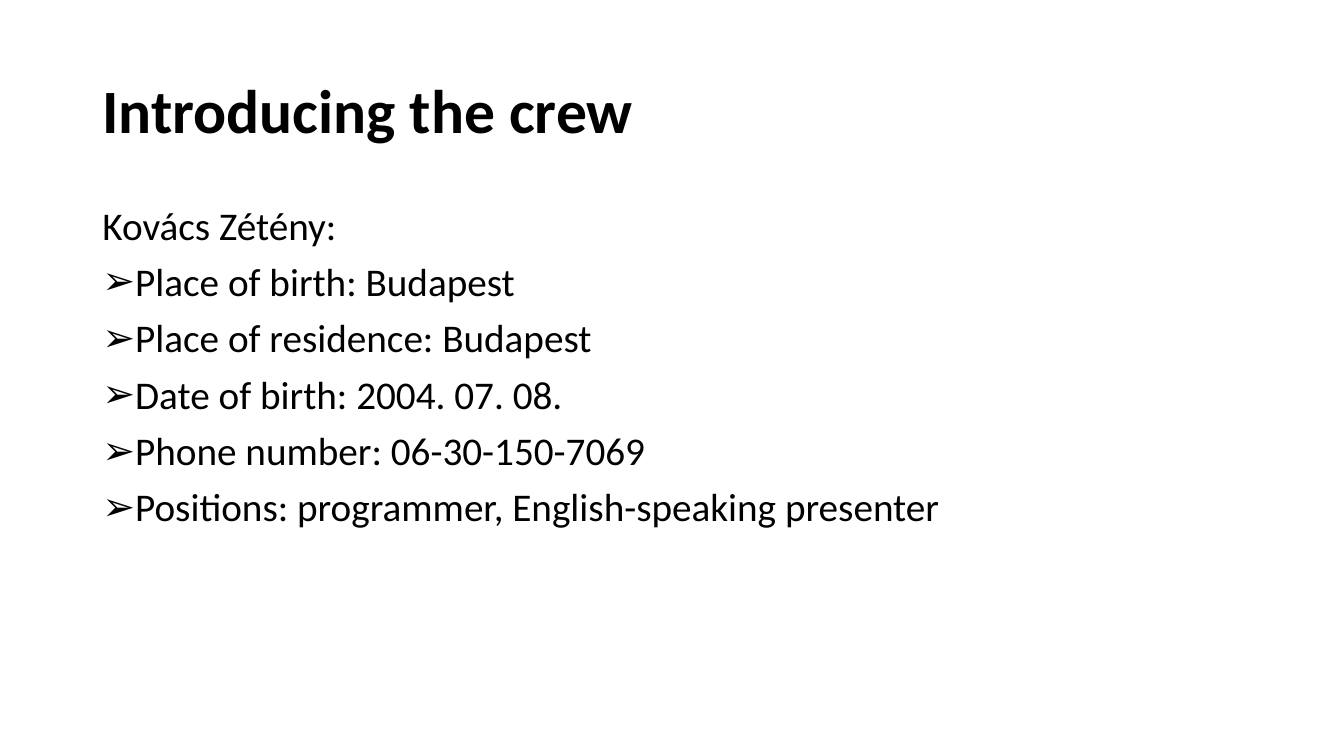
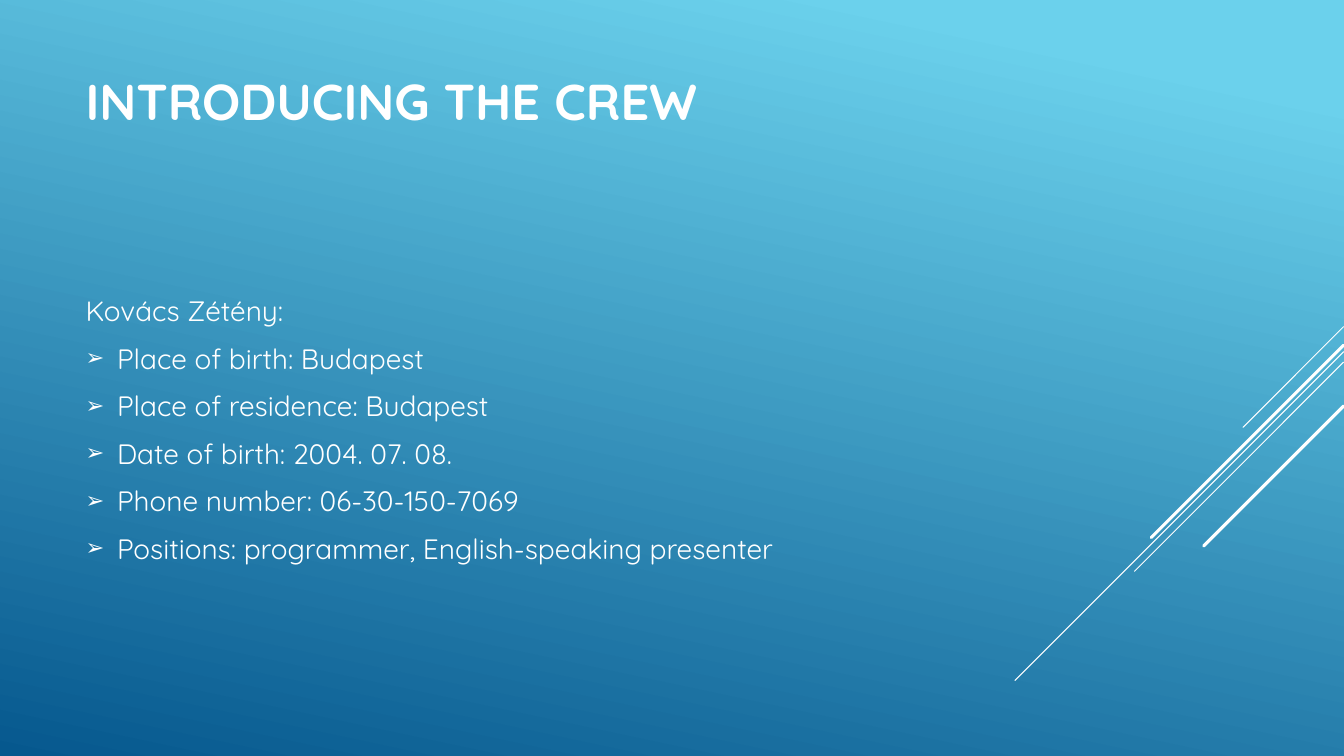
Before and after one commit to Bencee130/Quiz, a slide deck: slide 5 of Quiz presentation.pptx. Drawn at 1344x756 pixels with LibreOffice and Linux fonts; fonts in the diff are those of the drawing. Boxes give left, top, right and bottom in pixels: in the first picture for what was removed or moved away, otherwise in the second. Text is boxed around its words. In the diff, an @@ line names an element or a change of style, - is before the commit and + after.

```diff
--- a/Quiz presentation.pptx
+++ b/Quiz presentation.pptx
@@ background #FFFFFF to gradient #6ED2EB to #06588E @@
@@ title at [86, 84, 697, 121]: text changed; size 44 to 36 pt; font Calibri to Quicksand; text colour #000000 to #FFFFFF @@
-Introducing the crew
+INTRODUCING THE CREW
@@ text "Kovács Zétény:": place and size @@
-text "Kovács Zétény:" at [102, 213, 939, 528]
+text "Kovács Zétény:" at [86, 301, 773, 565]
@@ text "Kovács Zétény:" at [86, 301, 773, 565]: size 28 to 20 pt, font Calibri to Quicksand, text colour #000000 to #FFFFFF; line spacing 0.9 to 1; indent changed; vertical alignment top to middle @@
@@ group added at [1015, 327, 1344, 681]: 5 lines @@
```
Also in this commit, not shown: 11 other slides changed, 1 other file.
